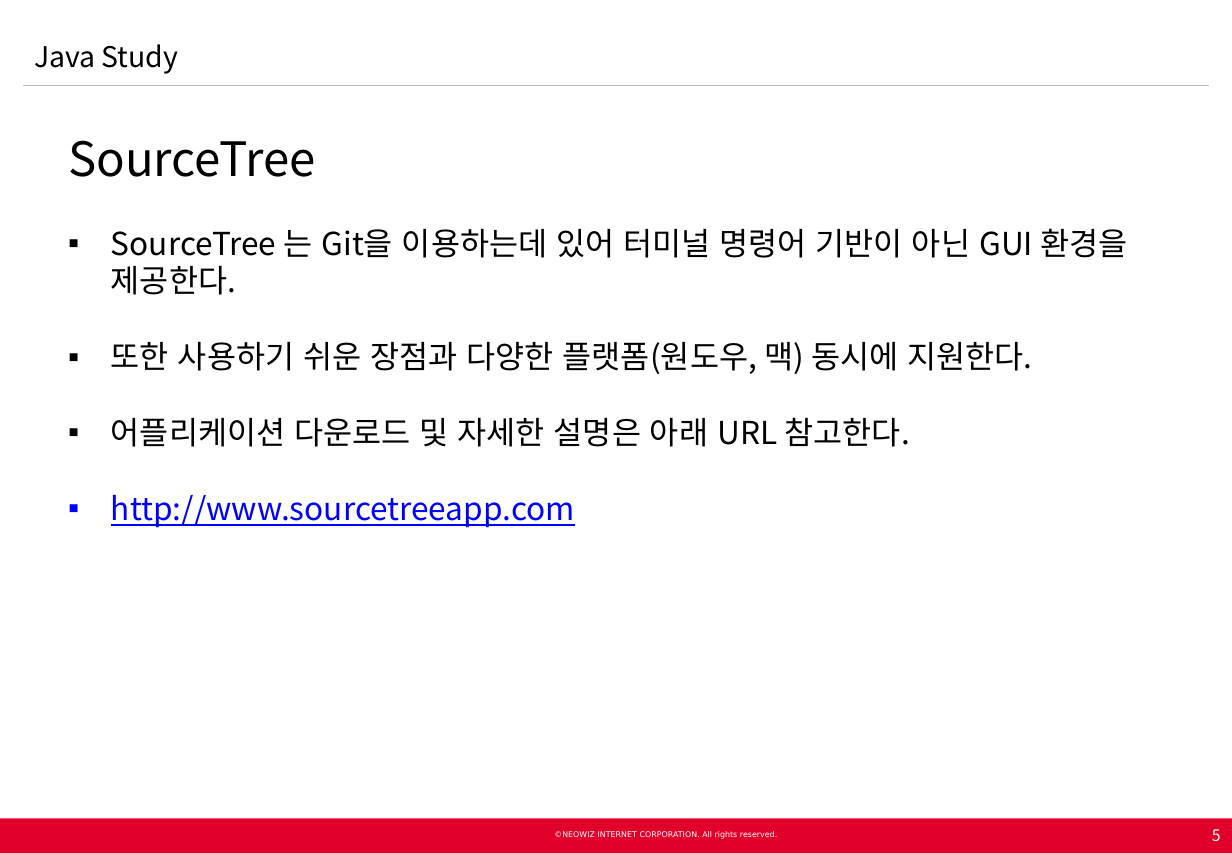
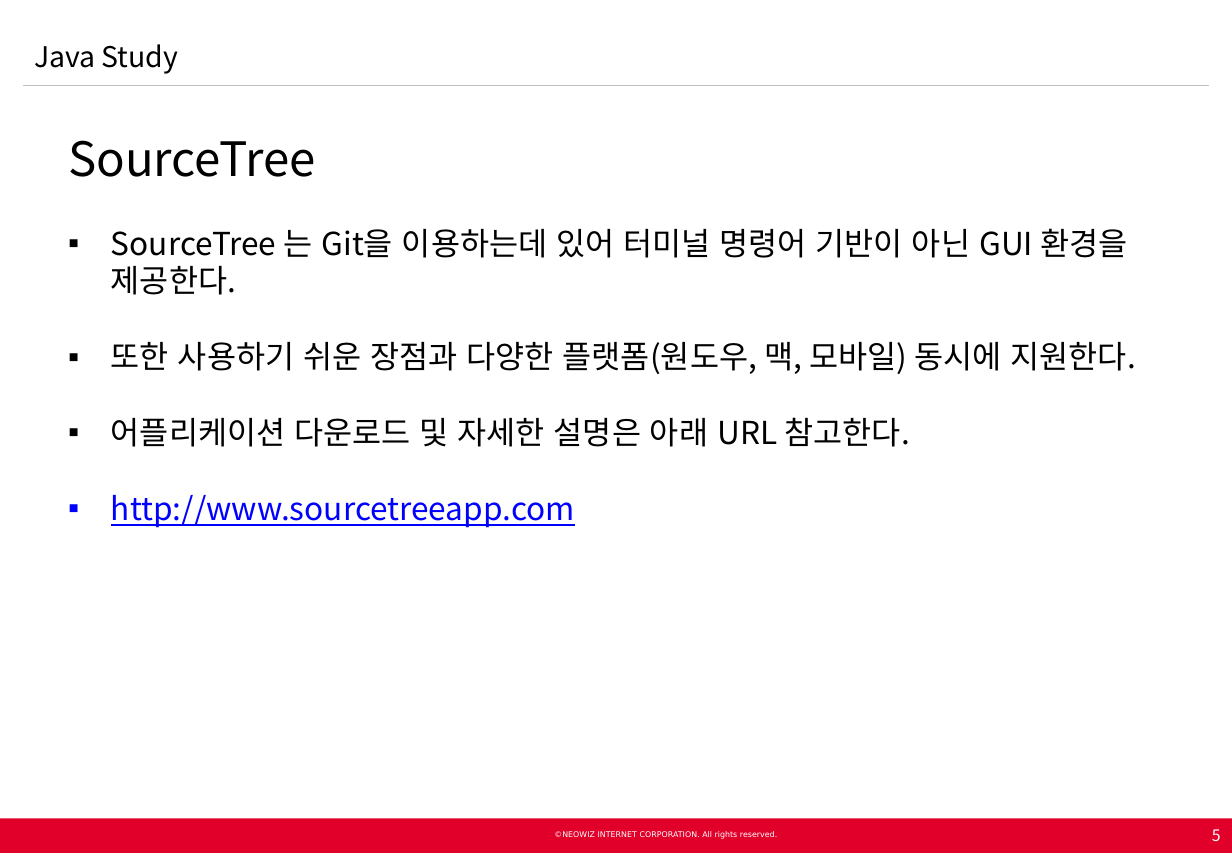
Before and after one commit to Neowizen/JavaStudy, a slide deck: slide 5 of Document/[2015.02.11] Java Study 0차.pptx. Drawn at 1232x853 pixels with LibreOffice and Linux fonts; fonts in the diff are those of the drawing; background and template pictures are left out. Boxes give left, top, right and bottom in pixels: in the first picture for what was removed or moved away, otherwise in the second. Text is boxed around its words. In the diff, an @@ line names an element or a change of style, - is before the commit and + after.

```diff
--- a/Document/[2015.02.11] Java Study 0차.pptx
+++ b/Document/[2015.02.11] Java Study 0차.pptx
@@ text at box(111, 342, 1135, 374): text changed @@
-  ▪ 또한 사용하기 쉬운 장점과 다양한 플랫폼(원도우, 맥) 동시에 지원한다.
+  ▪ 또한 사용하기 쉬운 장점과 다양한 플랫폼(원도우, 맥, 모바일) 동시에 지원한다.
```
Also in this commit, not shown: 1 slide added.
